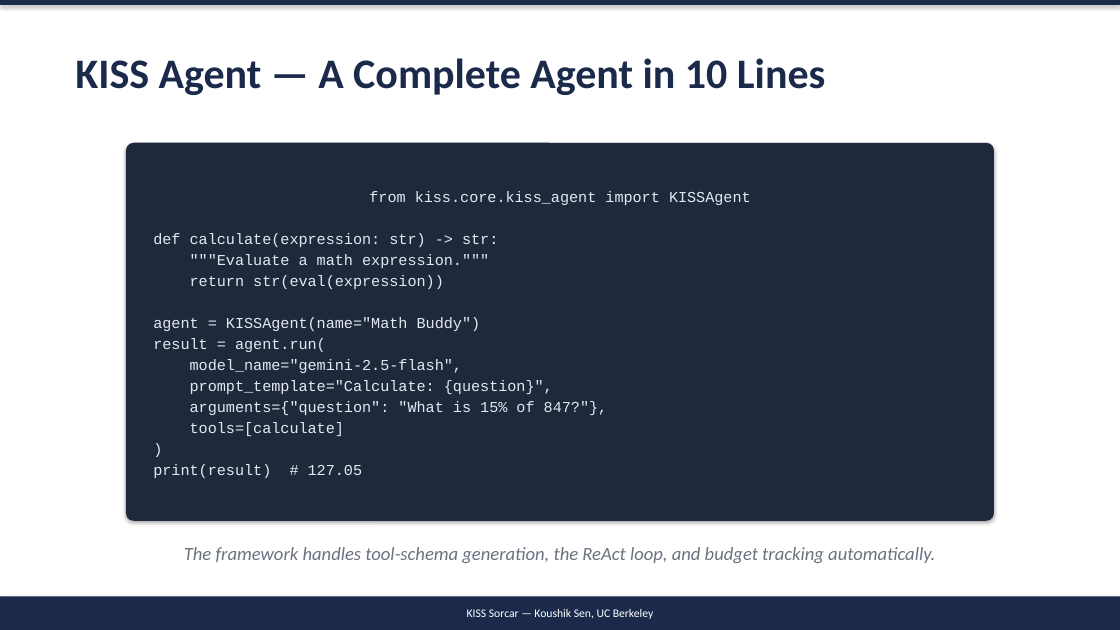
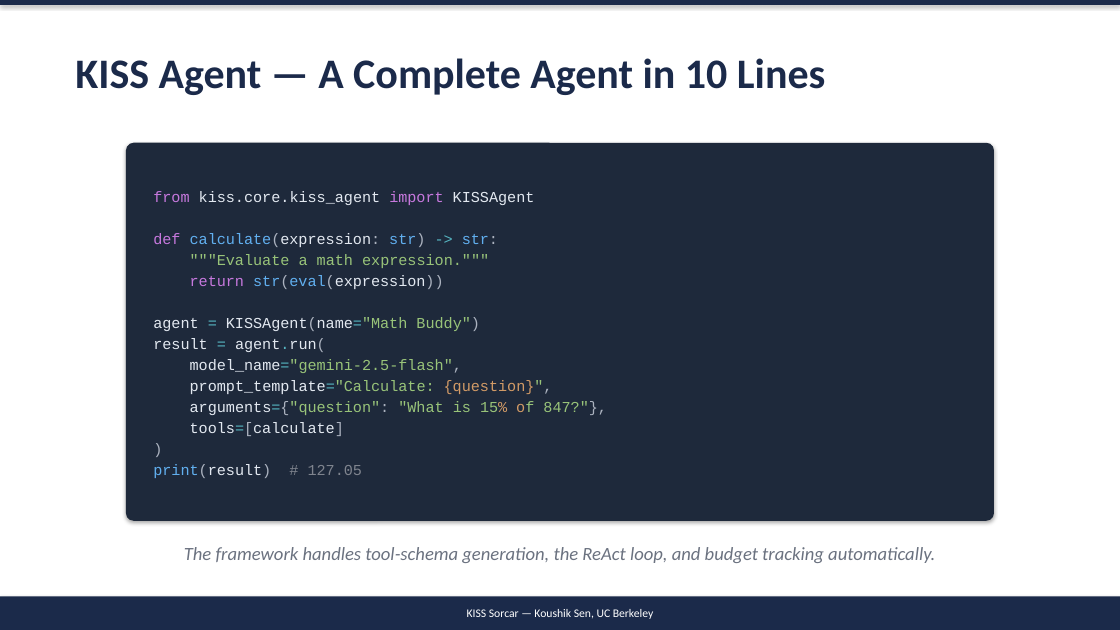
Before and after one commit to rohitbhintade/kiss_ai, a slide deck: slide 9 of papers/kisssorcar/KISS_Sorcar_Lecture.pptx. Drawn at 1120x630 pixels with LibreOffice and Linux fonts; fonts in the diff are those of the drawing. Boxes give left, top, right and bottom in pixels: in the first picture for what was removed or moved away, otherwise in the second. Text is boxed around its words. In the diff, an @@ line names an element or a change of style, - is before the commit and + after.

```diff
--- a/papers/kisssorcar/KISS_Sorcar_Lecture.pptx
+++ b/papers/kisssorcar/KISS_Sorcar_Lecture.pptx
@@ rounded rectangle "from kiss.core.kiss_agent import KISSAgent" at [126, 143, 994, 521]: text colour #E2E8F0 to #C678DD in "from import", "def", "return"; text colour #E2E8F0 to #61AFEF in "calculate(expression: str) str:", "str(eval(expression))", "print(result)"; text colour #E2E8F0 to #ABB2BF in "calculate(expression: str) str:", "str(eval(expression))", "KISSAgent(name="Math Buddy")", "agent.run(" and 6 more places; text colour #E2E8F0 to #56B6C2 in "->", "= KISSAgent(name="Math", "= agent.run(", "model_name="gemini-2.5-flash"," and 3 more places; text colour #E2E8F0 to #98C379 in """"Evaluate a math expression."""", "KISSAgent(name="Math Buddy")", "model_name="gemini-2.5-flash",", "prompt_template="Calculate: {question}"," and 1 more places; text colour #E2E8F0 to #D19A66 in "{question}",", "15% of"; text colour #E2E8F0 to #7F848E in "# 127.05"; alignment centre to left @@
```
Also in this commit, not shown: 2 other files.
